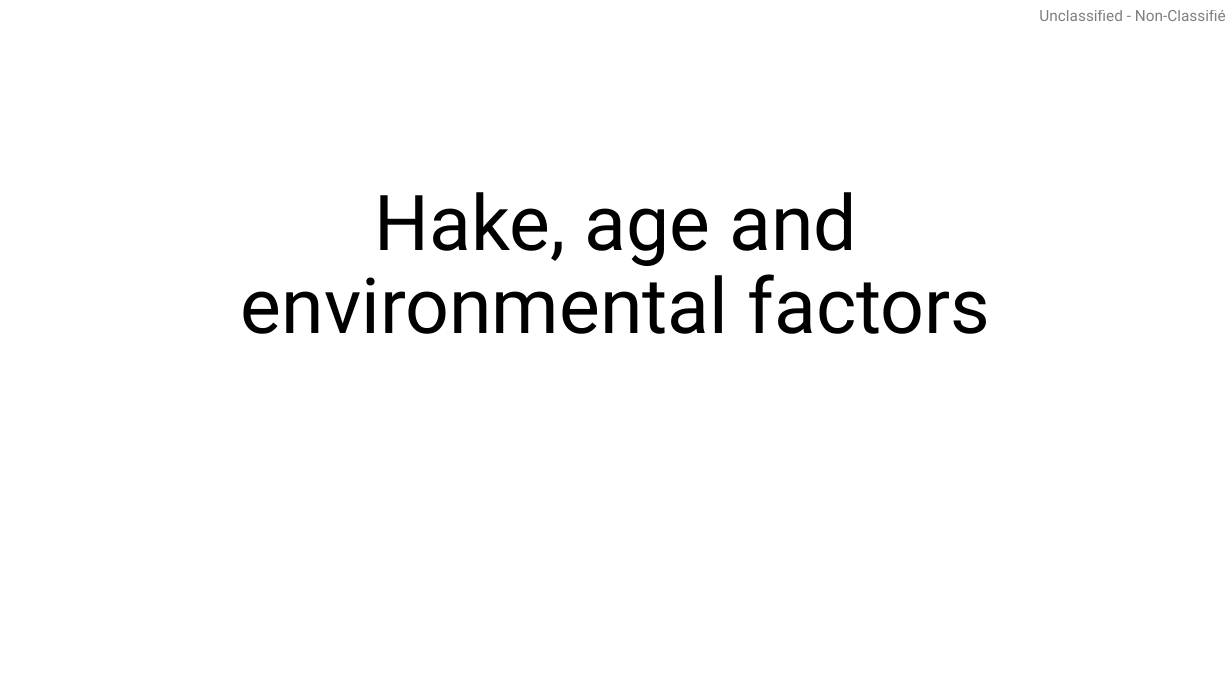
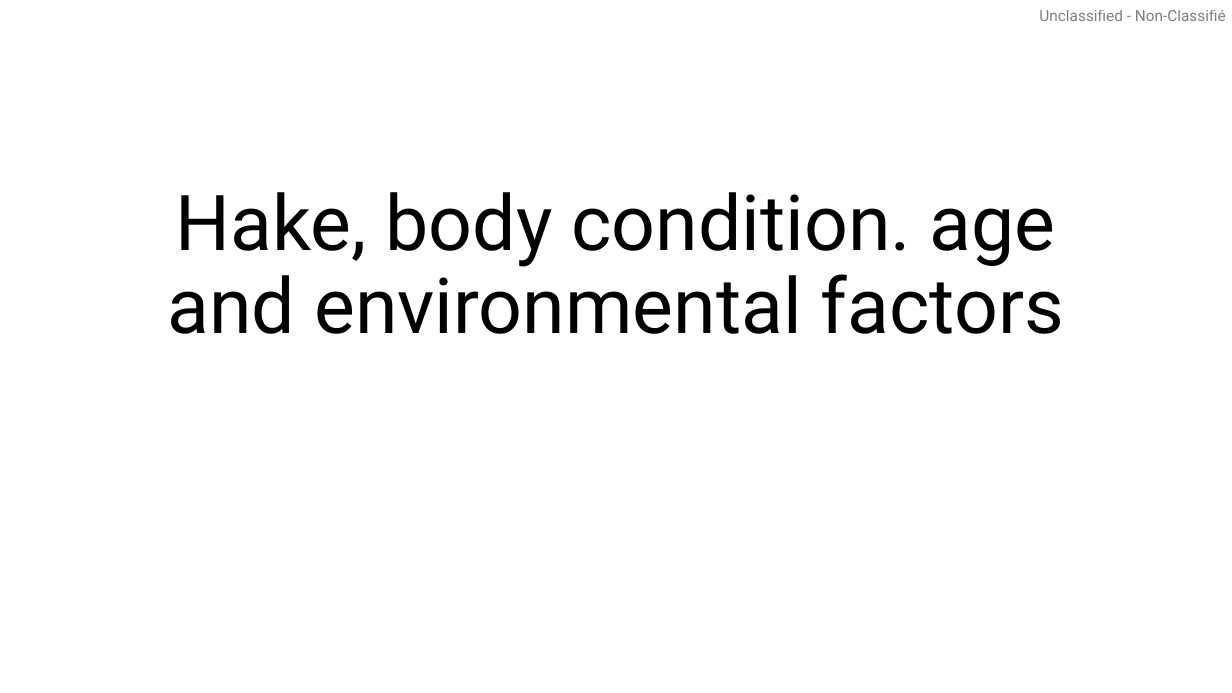
Before and after one commit to pbs-assess/gfcondition, a slide deck: slide 1 of stock-specific/hake/output_plots_20260730.pptx. Drawn at 1232x693 pixels with LibreOffice and Linux fonts; fonts in the diff are those of the drawing. Boxes give left, top, right and bottom in pixels: in the first picture for what was removed or moved away, otherwise in the second. Text is boxed around its words. In the diff, an @@ line names an element or a change of style, - is before the commit and + after.

```diff
--- a/stock-specific/hake/output_plots_20260730.pptx
+++ b/stock-specific/hake/output_plots_20260730.pptx
@@ title at bbox=[167, 192, 1064, 334]: text changed @@
-Hake, age and environmental factors
+Hake, body condition. age and environmental factors
```
Also in this commit, not shown: 2 other slides changed, 13 slides added, 3 slides removed, 1 other file.
